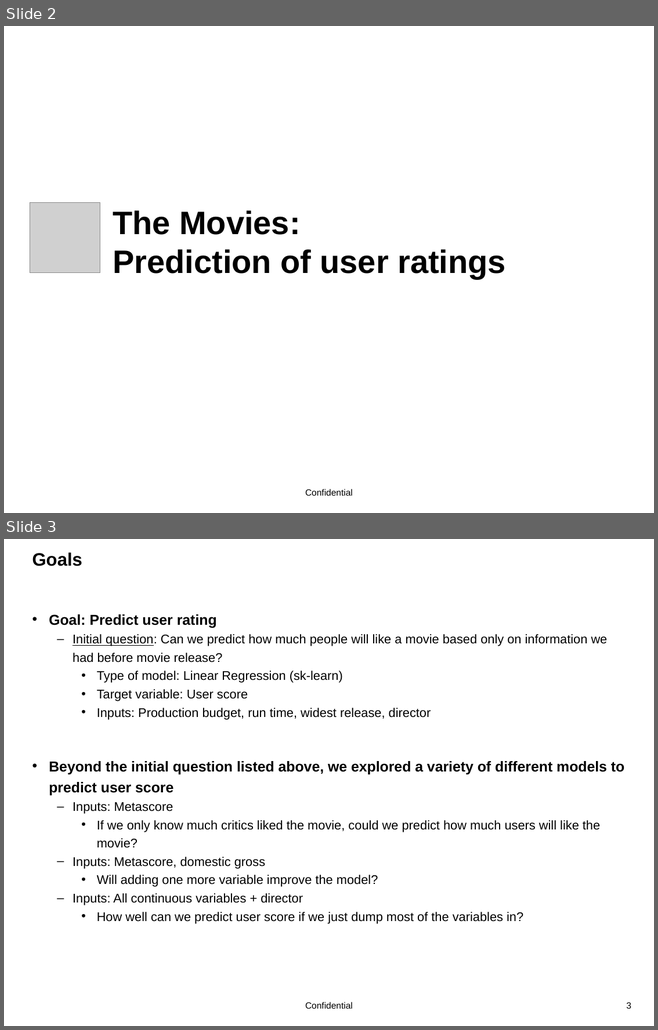
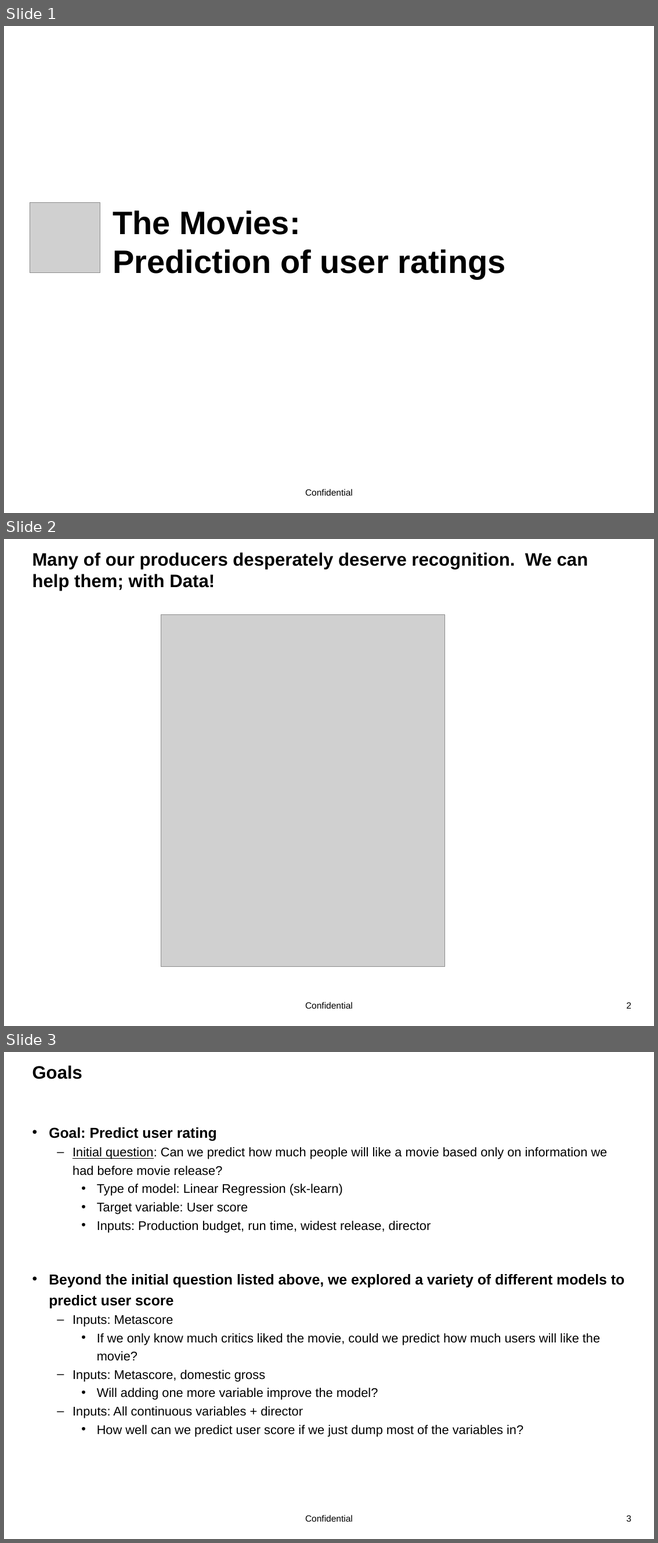
Before and after one commit to sunilbmscce/BDAProject1, a slide deck: project_1/DataSciBootcamp_Proj1_Team6.pptx. Shown one above the other, each under a label of ours: slides 2 and 3 before the commit, slides 1, 2 and 3 after it. The pictures are 658x1030 and 658x1543 pixels, drawn with LibreOffice and Linux fonts; fonts in the diff are those of the drawing; grey boxes stand for pictures; background and template pictures are left out. Boxes give left, top, right and bottom in pixels: in the first picture for what was removed or moved away, otherwise in the second. Text is boxed around its words. In the diff, an @@ line names an element or a change of style, - is before the commit and + after.

```diff
--- a/project_1/DataSciBootcamp_Proj1_Team6.pptx
+++ b/project_1/DataSciBootcamp_Proj1_Team6.pptx
@@ slide 2 added at [4,539,654,1026], background #FFFFFF; not listed: 2 template elements that a slide beside it also shows @@
@@ title added at [32,552,588,591], 20 pt, text #000000, bold @@
+Many of our producers desperately deserve recognition. We can help them; with Data!
@@ picture added at [161,615,445,967] @@
@@ what was slide 2 is now slide 1 @@
```
Also in this commit, not shown: 2 slides changed, 1 other slide added, 1 slide removed, 3 other files.
